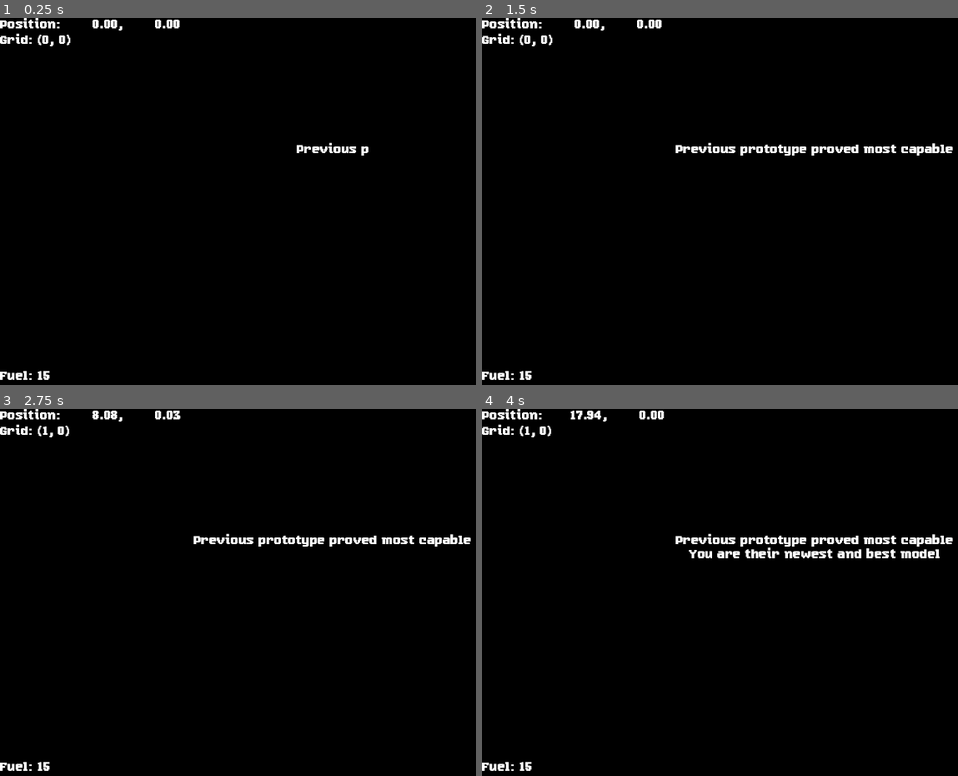
Above: before the commit, frames 1-4 (two rows, left to right).
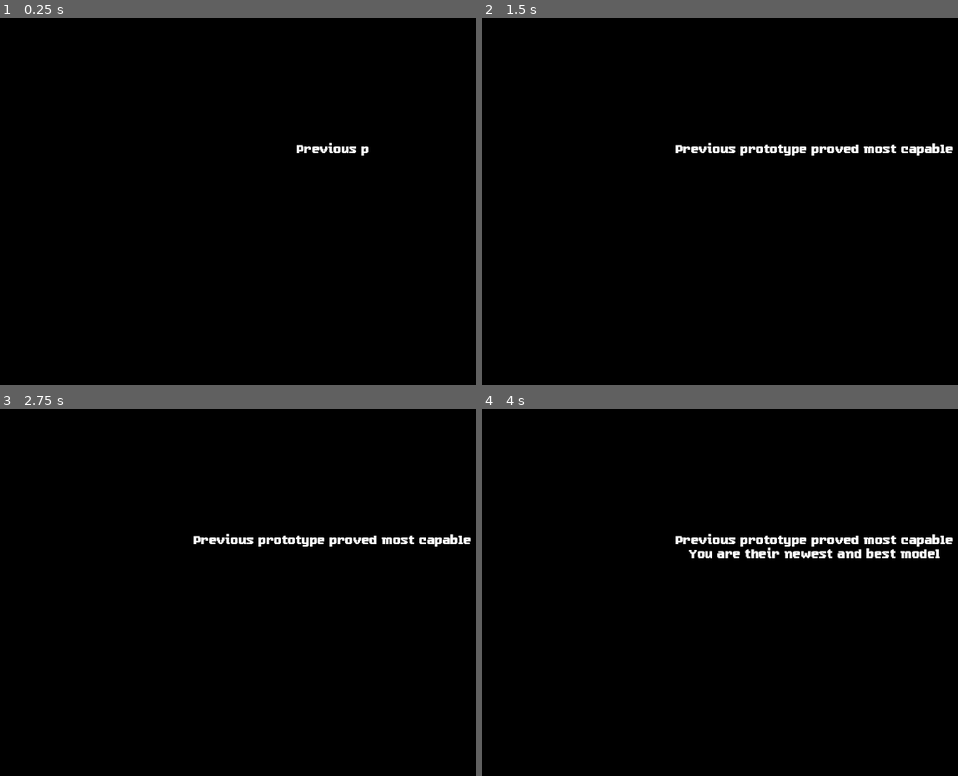
Above: after the commit, the same moments.

Repository: CoolGabrijel/excavator2
Game: Godot game, scene res://scenes/main.tscn
The game is run twice, just before and just after one commit, with the same random seed, the same clock (stepped at 60 frames per second) and the same inputs.
Inputs (mouse positions are in pixels of both pictures, inside the frame that each line leads up to):
- Up to frame 1 (0.25 s): no input
- Up to frame 2 (1.5 s): tap Enter at 0.5 s; move the mouse to (outside the picture) at 0.52 s; hold D (Right) 0.53-1.28 s; click (outside the picture) at 0.67 s; tap Space at 1.25 s; move the mouse to (681, 223) at 1.27 s; hold S (Down) from 1.28 s (still down); click (681, 223) at 1.42 s
- Up to frame 3 (2.75 s): move the mouse to (399, 515) at 2.02 s; release S (Down) at 2.03 s; hold D (Right) from 2.03 s (still down); click (399, 515) at 2.17 s
- Up to frame 4 (4 s): move the mouse to (781, 669) at 2.77 s; release D (Right) at 2.78 s; hold W (Up) 2.78-3.53 s; click (781, 669) at 2.92 s; move the mouse to (outside the picture) at 3.52 s; hold A (Left) from 3.53 s (still down); click (outside the picture) at 3.67 s

The runs differ from the first frame. In frame 1, 0.8% of the frame differs, in the area x 0-38%, y 0-99%; in frame 2, 0.8%; in frame 3, 0.8%; in frame 4, 0.8%.

Commit message:
Added Tutorial

Diff:
--- a/components/debug_pos.tscn
+++ b/components/debug_pos.tscn
@@ -15,6 +15,11 @@
 	label.text += str(\"%10.2f\" % player.position.y)
 	label.text += \"\\n\"
 	label.text += \"Grid: \" + str(player.current_grid_position) + \"\\n\"
+
+func _unhandled_key_input(event: InputEvent) -> void:
+	var key_event = event as InputEventKey
+	if key_event and key_event.is_action_pressed(\"DebugInfo\"):
+		visible = !visible
 "
 
 [node name="DebugPos" type="Control"]
--- a/components/player.tscn
+++ b/components/player.tscn
@@ -298,6 +298,7 @@
 [node name="GUI" type="CanvasLayer" parent="."]
 
 [node name="DebugPos" parent="GUI" node_paths=PackedStringArray("player") instance=ExtResource("3_uapwn")]
+visible = false
 mouse_filter = 2
 player = NodePath("../..")
 
--- a/project.godot
+++ b/project.godot
@@ -69,6 +69,11 @@
 "events": [Object(InputEventKey,"resource_local_to_scene":false,"resource_name":"","device":-1,"window_id":0,"alt_press …(195 unchanged characters)…
 ]
 }
+DebugInfo={
+"deadzone": 0.2,
+"events": [Object(InputEventKey,"resource_local_to_scene":false,"resource_name":"","device":-1,"window_id":0,"alt_pressed":false,"shift_pressed":false,"ctrl_pressed":false,"meta_pressed":false,"pressed":false,"keycode":0,"physical_keycode":4194332,"key_label":0,"unicode":0,"location":0,"echo":false,"script":null)
+]
+}
 
 [rendering]
 
--- a/scenes/intro_cutscene.tscn
+++ b/scenes/intro_cutscene.tscn
@@ -1,10 +1,8 @@
-[gd_scene load_steps=2 format=3 uid="uid://76ca6obqnrrb"]
+[gd_scene load_steps=4 format=3 uid="uid://76ca6obqnrrb"]
 
 [sub_resource type="GDScript" id="GDScript_kyypn"]
 resource_name = "intro_cutscene"
 script/source = "extends Control
-
-static var complete: bool = false
 
 @onready var label: RichTextLabel = $RichTextLabel
 @onready var button: Button = $Button
@@ -12,7 +10,7 @@
 @export var intro_text : Array[String]
 
 func _ready() -> void:
-	if complete:
+	if SceneManager.intro_complete:
 		AudioServer.set_bus_mute(AudioServer.get_bus_index(\"SFX\"), false)
 		hide()
 		queue_free()
@@ -41,9 +39,25 @@
 			_on_dive()
 
 func _on_dive() -> void:
-	complete = true
+	SceneManager.intro_complete = true
 	get_tree().reload_current_scene()
 "
+
+[sub_resource type="StyleBoxFlat" id="StyleBoxFlat_kyypn"]
+bg_color = Color(0.07649998, 0.3799499, 0.51, 1)
+border_width_left = 4
+border_width_top = 4
+border_width_right = 4
+border_width_bottom = 4
+border_color = Color(0.13049997, 0.64814985, 0.87, 1)
+
+[sub_resource type="StyleBoxFlat" id="StyleBoxFlat_vuduy"]
+bg_color = Color(0.10949998, 0.5438499, 0.73, 1)
+border_width_left = 4
+border_width_top = 4
+border_width_right = 4
+border_width_bottom = 4
+border_color = Color(0.13049997, 0.64814985, 0.87, 1)
 
 [node name="IntroCutscene" type="Control"]
 layout_mode = 3
@@ -86,12 +100,15 @@
 anchor_top = 0.5
 anchor_right = 0.5
 anchor_bottom = 0.5
-offset_left = -29.5
-offset_top = 22.0
-offset_right = 29.5
-offset_bottom = 54.0
+offset_left = -115.0
+offset_top = 37.0
+offset_right = 115.0
+offset_bottom = 121.0
 grow_horizontal = 2
 grow_vertical = 2
+mouse_default_cursor_shape = 2
+theme_override_styles/normal = SubResource("StyleBoxFlat_kyypn")
+theme_override_styles/hover = SubResource("StyleBoxFlat_vuduy")
 text = "Dive"
 
 [connection signal="pressed" from="Button" to="." method="_on_dive"]
--- /dev/null
+++ b/scenes/tutorial.tscn
@@ -0,0 +1,253 @@
+[gd_scene load_steps=7 format=3 uid="uid://dey3vc245pjee"]
+
+[ext_resource type="Script" uid="uid://dsunv80x4rlqh" path="res://scripts/tutorial.gd" id="1_6yjpi"]
+[ext_resource type="Texture2D" uid="uid://ckkiachlm3vya" path="res://textures/keys.png" id="3_cq4me"]
+
+[sub_resource type="StyleBoxFlat" id="StyleBoxFlat_6yjpi"]
+bg_color = Color(0.165, 0.3703333, 0.55, 1)
+border_width_left = 2
+border_width_top = 2
+border_width_right = 2
+border_width_bottom = 2
+border_color = Color(0.09900001, 0.22219999, 0.33, 1)
+
+[sub_resource type="AtlasTexture" id="AtlasTexture_gbqnl"]
+atlas = ExtResource("3_cq4me")
+region = Rect2(17, 0, 17, 18)
+
+[sub_resource type="AtlasTexture" id="AtlasTexture_cq4me"]
+atlas = ExtResource("3_cq4me")
+region = Rect2(0, 0, 17, 18)
+
+[sub_resource type="AtlasTexture" id="AtlasTexture_6yjpi"]
+atlas = ExtResource("3_cq4me")
+region = Rect2(34, 0, 17, 18)
+
+[node name="Tutorial" type="Control" node_paths=PackedStringArray("stage_to_ui")]
+layout_mode = 3
+anchors_preset = 15
+anchor_right = 1.0
+anchor_bottom = 1.0
+grow_horizontal = 2
+grow_vertical = 2
+mouse_filter = 2
+script = ExtResource("1_6yjpi")
+stage_to_ui = {
+0: NodePath("TutNotifs/Dig"),
+1: NodePath("TutNotifs/Move"),
+2: NodePath("TutNotifs/Gather"),
+3: NodePath("TutNotifs/Fuel"),
+4: NodePath("TutNotifs/Dive")
+}
+
+[node name="TutNotifs" type="Control" parent="."]
+layout_mode = 1
+anchors_preset = 8
+anchor_left = 0.5
+anchor_top = 0.5
+anchor_right = 0.5
+anchor_bottom = 0.5
+offset_left = 51.0
+offset_top = -122.0
+offset_right = 91.0
+offset_bottom = -82.0
+grow_horizontal = 2
+grow_vertical = 2
+mouse_filter = 2
+
+[node name="Dig" type="Panel" parent="TutNotifs"]
+visible = false
+layout_mode = 0
+offset_right = 131.0
+offset_bottom = 75.0
+theme_override_styles/panel = SubResource("StyleBoxFlat_6yjpi")
+
+[node name="Label" type="Label" parent="TutNotifs/Dig"]
+layout_mode = 1
+anchors_preset = 12
+anchor_top = 1.0
+anchor_right = 1.0
+anchor_bottom = 1.0
+offset_top = -26.0
+grow_horizontal = 2
+grow_vertical = 0
+text = "Dig DOwn"
+horizontal_alignment = 1
+
+[node name="KeyS" type="TextureRect" parent="TutNotifs/Dig"]
+layout_mode = 1
+anchors_preset = 8
+anchor_left = 0.5
+anchor_top = 0.5
+anchor_right = 0.5
+anchor_bottom = 0.5
+offset_left = -24.5
+offset_top = -33.5
+offset_right = 24.5
+offset_bottom = 17.5
+grow_horizontal = 2
+grow_vertical = 2
+texture = SubResource("AtlasTexture_gbqnl")
+expand_mode = 1
+stretch_mode = 5
+
+[node name="Move" type="Panel" parent="TutNotifs"]
+visible = false
+layout_mode = 0
+offset_right = 131.0
+offset_bottom = 75.0
+theme_override_styles/panel = SubResource("StyleBoxFlat_6yjpi")
+
+[node name="Label" type="Label" parent="TutNotifs/Move"]
+layout_mode = 1
+anchors_preset = 12
+anchor_top = 1.0
+anchor_right = 1.0
+anchor_bottom = 1.0
+offset_top = -26.0
+grow_horizontal = 2
+grow_vertical = 0
+text = "Move"
+horizontal_alignment = 1
+
+[node name="Label2" type="Label" parent="TutNotifs/Move"]
+layout_mode = 1
+anchors_preset = 8
+anchor_left = 0.5
+anchor_top = 0.5
+anchor_right = 0.5
+anchor_bottom = 0.5
+offset_left = -29.0
+offset_top = -19.5
+offset_right = 29.0
+offset_bottom = 6.5
+grow_horizontal = 2
+grow_vertical = 2
+theme_override_font_sizes/font_size = 36
+text = "/"
+horizontal_alignment = 1
+
+[node name="KeyA" type="TextureRect" parent="TutNotifs/Move"]
+layout_mode = 1
+anchors_preset = 8
+anchor_left = 0.5
+anchor_top = 0.5
+anchor_right = 0.5
+anchor_bottom = 0.5
+offset_left = -57.5
+offset_top = -33.5
+offset_right = -8.5
+offset_bottom = 17.5
+grow_horizontal = 2
+grow_vertical = 2
+texture = SubResource("AtlasTexture_cq4me")
+expand_mode = 1
+stretch_mode = 5
+
+[node name="KeyA2" type="TextureRect" parent="TutNotifs/Move"]
+layout_mode = 1
+anchors_preset = 8
+anchor_left = 0.5
+anchor_top = 0.5
+anchor_right = 0.5
+anchor_bottom = 0.5
+offset_left = 8.5
+offset_top = -33.5
+offset_right = 57.5
+offset_bottom = 17.5
+grow_horizontal = 2
+grow_vertical = 2
+texture = SubResource("AtlasTexture_6yjpi")
+expand_mode = 1
+stretch_mode = 5
+
+[node name="Gather" type="Panel" parent="TutNotifs"]
+visible = false
+layout_mode = 0
+offset_right = 207.0
+offset_bottom = 75.0
+theme_override_styles/panel = SubResource("StyleBoxFlat_6yjpi")
+
+[node name="Label" type="Label" parent="TutNotifs/Gather"]
+layout_mode = 1
+anchors_preset = 10
+anchor_right = 1.0
+offset_top = 3.0
+offset_bottom = 27.0
+grow_horizontal = 2
+text = "Gather 4 Qapur"
+horizontal_alignment = 1
+
+[node name="QapurAmount" type="Label" parent="TutNotifs/Gather"]
+layout_mode = 1
+anchors_preset = 8
+anchor_left = 0.5
+anchor_top = 0.5
+anchor_right = 0.5
+anchor_bottom = 0.5
+offset_left = -94.5
+offset_top = -8.5
+offset_right = 94.5
+offset_bottom = 15.5
+grow_horizontal = 2
+grow_vertical = 2
+text = "0/4"
+horizontal_alignment = 1
+
+[node name="Fuel" type="Panel" parent="TutNotifs"]
+visible = false
+layout_mode = 0
+offset_left = -510.0
+offset_top = -27.0
+offset_right = -243.0
+offset_bottom = 48.0
+theme_override_styles/panel = SubResource("StyleBoxFlat_6yjpi")
+
+[node name="Label" type="Label" parent="TutNotifs/Fuel"]
+layout_mode = 1
+anchors_preset = 8
+anchor_left = 0.5
+anchor_top = 0.5
+anchor_right = 0.5
+anchor_bottom = 0.5
+offset_left = -111.5
+offset_top = -25.5
+offset_right = 111.5
+offset_bottom = 25.5
+grow_horizontal = 2
+grow_vertical = 2
+text = "You ran out of fuel
+Buy the upgrade"
+horizontal_alignment = 1
+
+[node name="Dive" type="Panel" parent="TutNotifs"]
+visible = false
+layout_mode = 1
+anchors_preset = 8
+anchor_left = 0.5
+anchor_top = 0.5
+anchor_right = 0.5
+anchor_bottom = 0.5
+offset_left = -204.0
+offset_top = 200.0
+offset_right = 63.0
+offset_bottom = 275.0
+grow_horizontal = 2
+grow_vertical = 2
+theme_override_styles/panel = SubResource("StyleBoxFlat_6yjpi")
+
+[node name="Label" type="Label" parent="TutNotifs/Dive"]
+layout_mode = 1
+anchors_preset = 8
+anchor_left = 0.5
+anchor_top = 0.5
+anchor_right = 0.5
+anchor_bottom = 0.5
+offset_left = -62.0
+offset_top = -12.0
+offset_right = 62.0
+offset_bottom = 12.0
+grow_horizontal = 2
+grow_vertical = 2
+text = "Dive again"
+horizontal_alignment = 1
--- a/scripts/scene_manager.gd
+++ b/scripts/scene_manager.gd
@@ -1,15 +1,28 @@
 extends Node
 class_name SceneManager
 
+static var intro_complete: bool
+
 const player_component = preload("res://components/player.tscn")
+const tutorial_scene = preload("uid://dey3vc245pjee")
+
 @onready var shop: Control = $"../CanvasLayer/Shop"
 @onready var game: Node2D = $"../Game"
+@onready var world: WorldInstance = $"../Game/World"
 
 var player : Player
 
 func _ready() -> void:
+	if !intro_complete:
+		return
+
 	player = player_component.instantiate()
 	game.add_child(player)
+
+	if !Tutorial.tut_finished:
+		var tut_instance: Tutorial = tutorial_scene.instantiate()
+		$"../CanvasLayer".add_child(tut_instance)
+		tut_instance._begin_tutorial(self)
 
 func _physics_process(_delta: float) -> void:
 	if !player:
--- /dev/null
+++ b/scripts/tutorial.gd
@@ -0,0 +1,84 @@
+extends Node
+class_name Tutorial
+
+static var tut_finished : bool
+
+const player_comp = preload("uid://y2kx1fl6aftx")
+
+enum Stage {Dig, Move, Gather, Buy, Dive}
+
+@export var stage_to_ui: Dictionary[Stage, Control]
+
+@onready var qapur_amount: Label = $TutNotifs/Gather/QapurAmount
+
+var player: Player
+var world: WorldInstance
+var current_stage := Stage.Dig
+
+var fade_tween : Tween
+
+func _begin_tutorial(scene_manager: SceneManager) -> void:
+	player = scene_manager.player
+	player.get_node("GUI/FuelDisplay").hide()
+	world = scene_manager.world
+
+	# We gotta wait a frame.
+	await get_tree().physics_frame
+
+	for x in range(-world.size.x, world.size.x+1):
+		var pos = Vector2i(x, 10)
+		WorldInstance.blocks.erase(pos)
+		pos += Vector2i.DOWN
+		WorldInstance.blocks.erase(pos)
+
+	_change_stage(Stage.Dig)
+
+
+func _process(_delta: float) -> void:
+	match current_stage:
+		Stage.Dig:
+			if player.current_grid_position.y >= 5:
+				_change_stage(Stage.Move)
+		Stage.Move:
+			if player.current_grid_position.x >= 2 or player.current_grid_position.x <= -2:
+				_change_stage(Stage.Gather)
+		Stage.Gather:
+			if Inventory.ores.has("Qapur"):
+				if Inventory.ores["Qapur"] >= 4:
+					_change_stage(Stage.Buy)
+		Stage.Buy:
+			if Shop.fuel_eff >= 1:
+				tut_finished = true
+				_change_stage(Stage.Dive)
+
+	if Inventory.ores.has("Qapur"):
+		qapur_amount.text = str(Inventory.ores["Qapur"], "/4")
+	else:
+		qapur_amount.text = "0/4"
+
+func _physics_process(_delta: float) -> void:
+	if current_stage <= Stage.Gather:
+		player.fuel = 15
+	else:
+		player.fuel = 0
+
+func _change_stage(new_stage: Stage) -> void:
+	current_stage = new_stage
+
+	if fade_tween:
+		fade_tween.kill()
+
+	fade_tween = create_tween()
+	fade_tween.tween_property($TutNotifs, "modulate", Color.TRANSPARENT, .5)
+	await fade_tween.finished
+
+	for stage in stage_to_ui:
+		stage_to_ui[stage].hide()
+
+	stage_to_ui[new_stage].show()
+
+	if fade_tween:
+		fade_tween.kill()
+
+	fade_tween = create_tween()
+	fade_tween.tween_property($TutNotifs, "modulate", Color.WHITE, .5)
--- a/scripts/world_instance.gd
+++ b/scripts/world_instance.gd
@@ -61,7 +61,8 @@
 		val = noise.get_image().get_pixel(pos.x,y_sample_pos).a
 
 		if val > rng.randf():
-			blocks[Vector2i(pos.x - size.x,pos.y)].set_template(ore)
+			if blocks.has(Vector2i(pos.x - size.x,pos.y)):
+				blocks[Vector2i(pos.x - size.x,pos.y)].set_template(ore)
 			return
 
 func randomize_ore_seed() -> void:
Not shown, added: scripts/tutorial.gd.uid
Binary file added: textures/keys.png
Not shown, added: textures/keys.png.import
